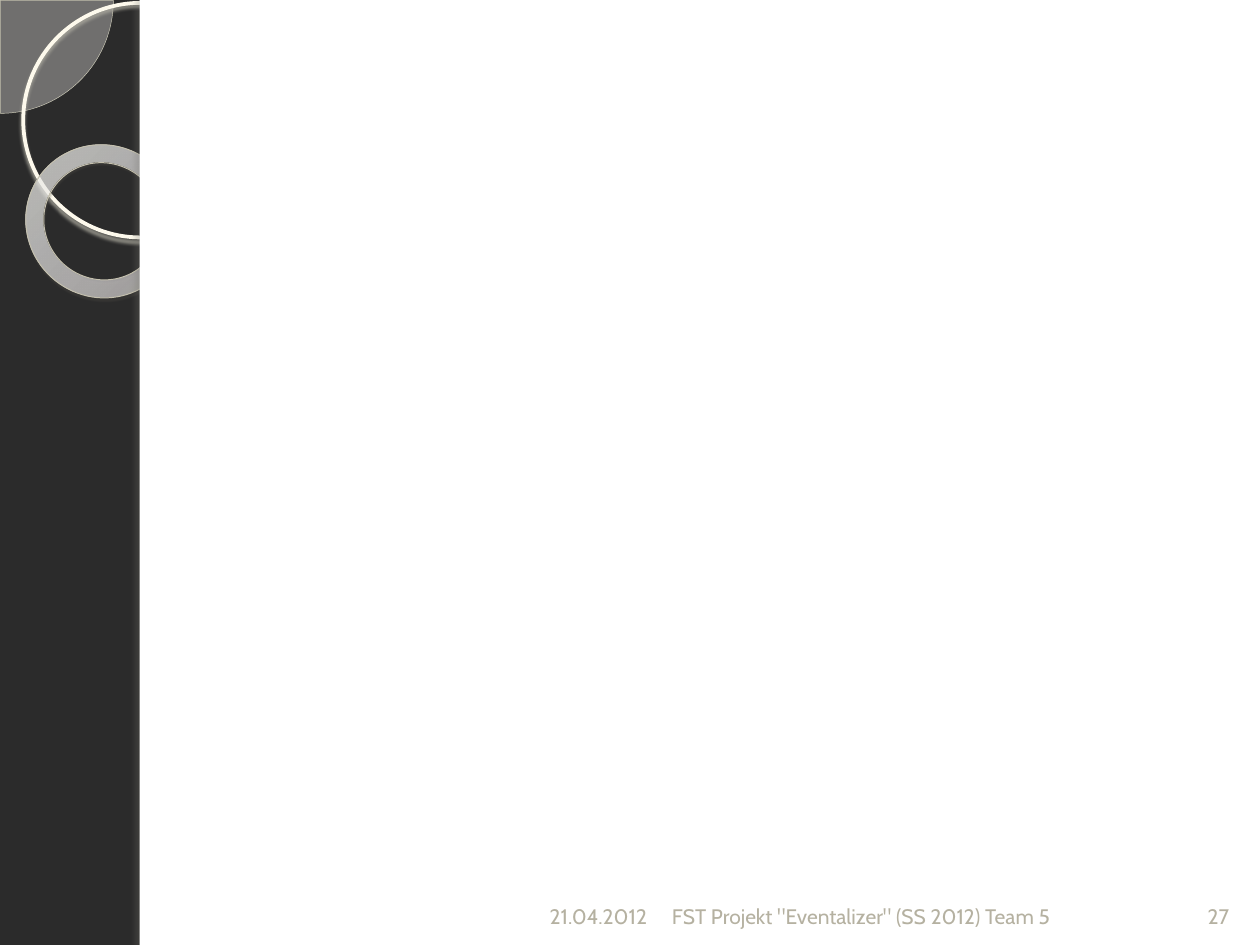
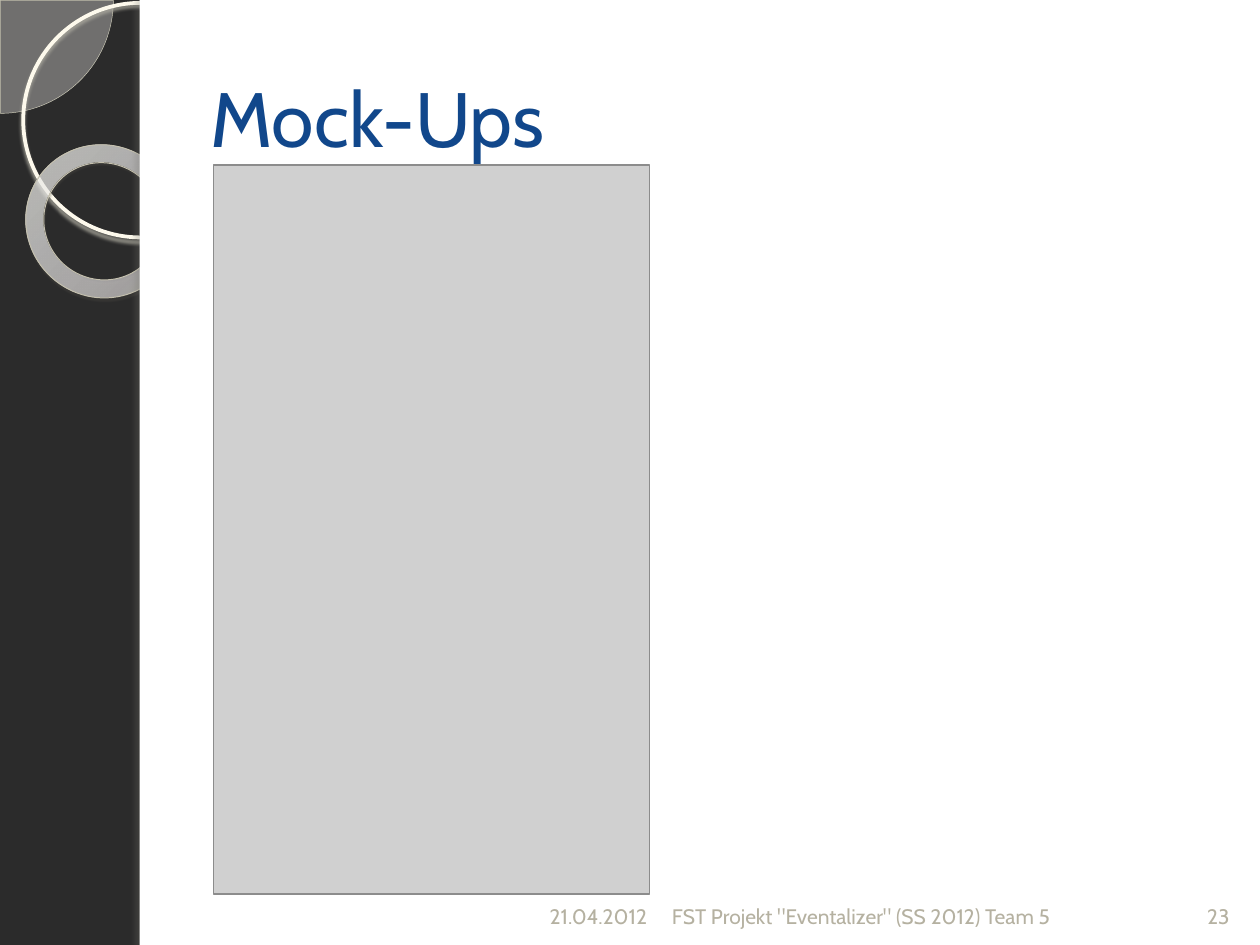
Before and after one commit to silkslostsoul/Eventalizer, a slide deck: slide 23 of Dokumente/Zwischenstand zum 2012-04-21_v2.pptx (slide 27 before the commit). Drawn at 1260x945 pixels with LibreOffice and Linux fonts; fonts in the diff are those of the drawing; grey boxes stand for pictures; background and template pictures are left out; a plain dark background stands for a picture behind light text. Boxes give left, top, right and bottom in pixels: in the first picture for what was removed or moved away, otherwise in the second. Text is boxed around its words. In the diff, an @@ line names an element or a change of style, - is before the commit and + after.

```diff
--- a/Dokumente/Zwischenstand zum 2012-04-21_v2.pptx
+++ b/Dokumente/Zwischenstand zum 2012-04-21_v2.pptx
@@ title added at (x1=210, y1=89, x2=544, y2=164), 44 pt, text #11478B @@
+Mock-Ups
@@ picture added at (x1=213, y1=165, x2=649, y2=895) @@
@@ page number at (x1=1207, y1=909, x2=1229, y2=924): text changed @@
-27
+23
```
Also in this commit, not shown: 20 other slides changed, 3 slides removed, 5 other files.
